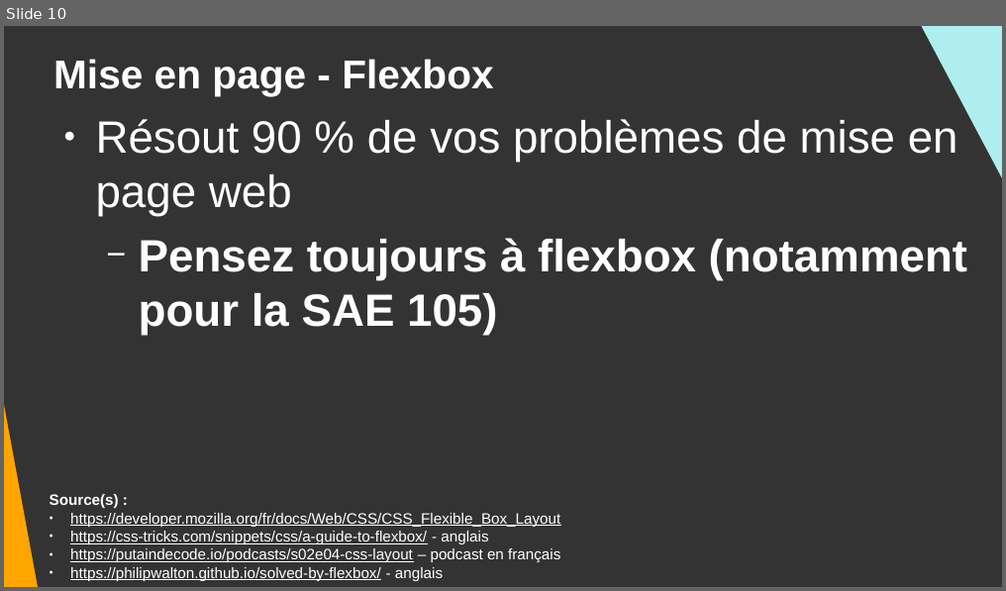
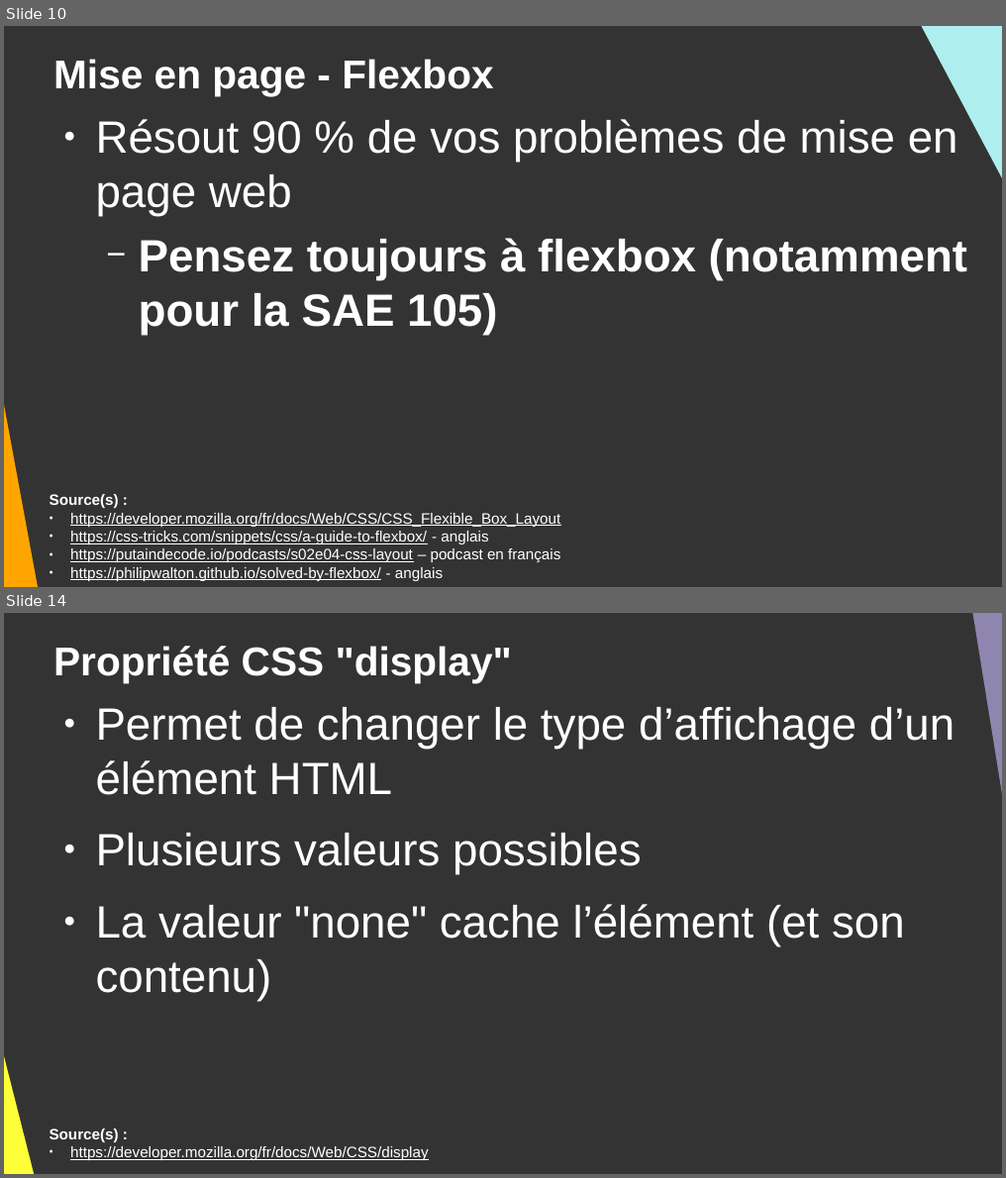
Before and after one commit to DanYellow/cours, a slide deck: integration-web-s1/travaux-pratiques/numero-8/presentation.odp. Shown one above the other, each under a label of ours: slide 10 before the commit, slides 10 and 14 after it; the slides between them are not shown. The pictures are 1006x591 and 1006x1178 pixels, drawn with LibreOffice and Linux fonts; fonts in the diff are those of the drawing. Boxes give left, top, right and bottom in pixels: in the first picture for what was removed or moved away, otherwise in the second. Text is boxed around its words. In the diff, an @@ line names an element or a change of style, - is before the commit and + after.

```diff
--- a/integration-web-s1/travaux-pratiques/numero-8/presentation.odp
+++ b/integration-web-s1/travaux-pratiques/numero-8/presentation.odp
@@ slide 14 added at (x1=4, y1=613, x2=1002, y2=1174), background #333333 @@
@@ right triangle added at (x1=970, y1=613, x2=1002, y2=882), fill #8E86AE @@
@@ title added at (x1=54, y1=646, x2=512, y2=682), 32 pt, text #FFFFFF, bold @@
+Propriété CSS "display"
@@ text added at (x1=96, y1=707, x2=954, y2=1001), 36 pt, text #FFFFFF @@
+● Permet de changer le type d’affichage d’un élément HTML
+● Plusieurs valeurs possibles
+● La valeur "none" cache l’élément (et son contenu)
@@ right triangle added at (x1=4, y1=926, x2=41, y2=1174), fill #FFFF38 @@
@@ text added at (x1=50, y1=1129, x2=429, y2=1160), 12 pt, text #FFFFFF, underline @@
+Source(s) :
+● https://developer.mozilla.org/fr/docs/Web/CSS/display
```
Also in this commit, not shown: 4 slides changed, 1 slide removed, 2 other files.
